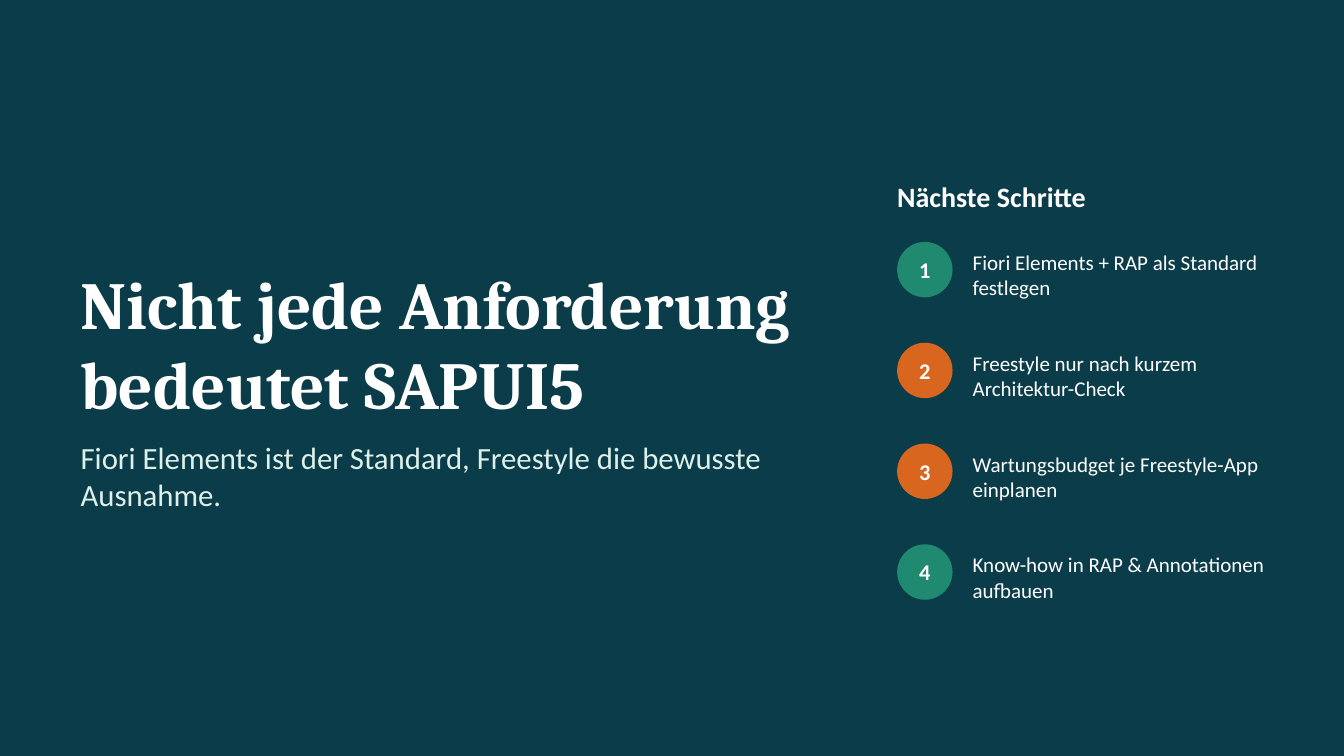
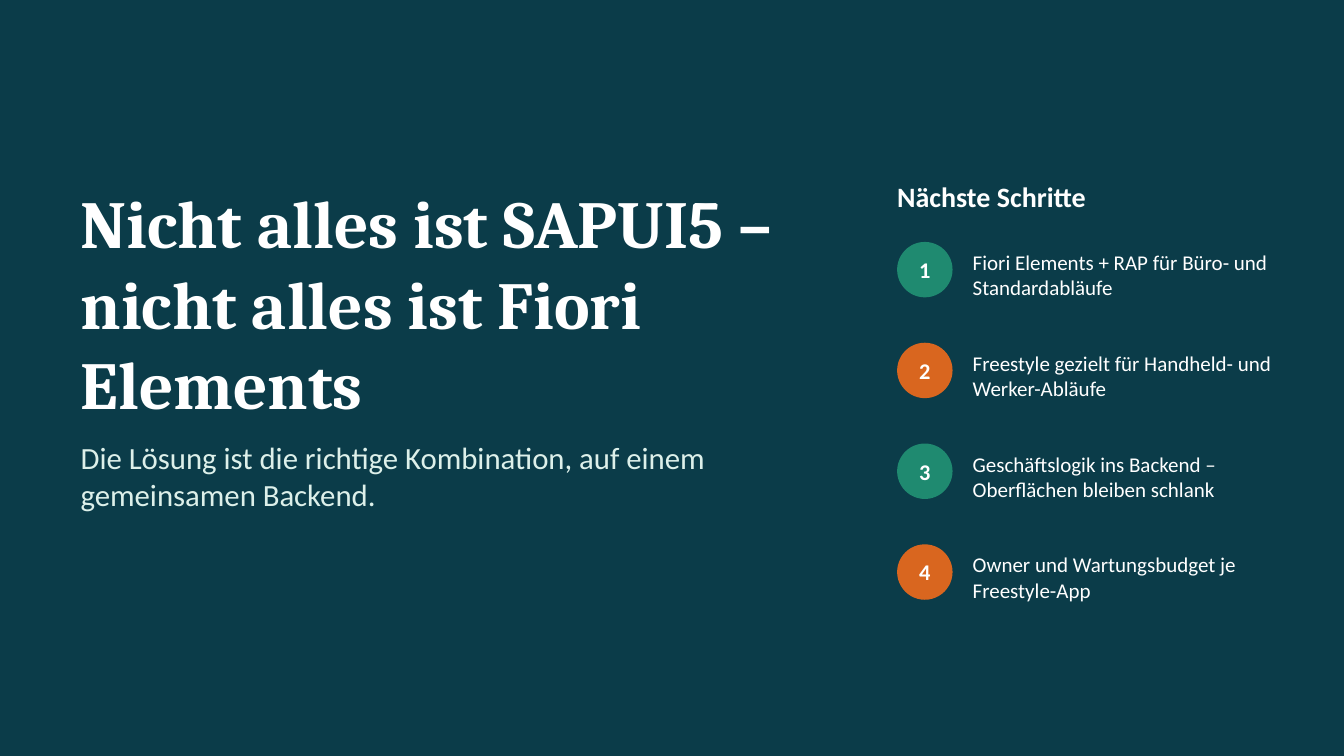
Before and after one commit to Fabs943/SAPUI5-DEMO, a slide deck: slide 19 of praesentation/Fiori_vs_Freestyle.pptx (slide 16 before the commit). Drawn at 1344x756 pixels with LibreOffice and Linux fonts; fonts in the diff are those of the drawing. Boxes give left, top, right and bottom in pixels: in the first picture for what was removed or moved away, otherwise in the second. Text is boxed around its words. In the diff, an @@ line names an element or a change of style, - is before the commit and + after.

```diff
--- a/praesentation/Fiori_vs_Freestyle.pptx
+++ b/praesentation/Fiori_vs_Freestyle.pptx
@@ title at <box>81,201,723,410</box>: text changed @@
-Nicht jede Anforderung bedeutet SAPUI5
+Nicht alles ist SAPUI5 – nicht alles ist Fiori Elements
@@ text at <box>973,255,1267,295</box>: text changed @@
-Fiori Elements + RAP als Standard festlegen
+Fiori Elements + RAP für Büro- und Standardabläufe
@@ text at <box>973,356,1271,396</box>: text changed @@
-Freestyle nur nach kurzem Architektur-Check
+Freestyle gezielt für Handheld- und Werker-Abläufe
@@ text at <box>81,447,704,512</box>: text changed @@
-Fiori Elements ist der Standard, Freestyle die bewusste Ausnahme.
+Die Lösung ist die richtige Kombination, auf einem gemeinsamen Backend.
@@ ellipse at <box>897,444,953,499</box>: fill #D9661F to #1F8A70 @@
@@ text at <box>973,457,1215,497</box>: text changed @@
-Wartungsbudget je Freestyle-App einplanen
+Geschäftslogik ins Backend – Oberflächen bleiben schlank
@@ ellipse at <box>897,544,953,600</box>: fill #1F8A70 to #D9661F @@
@@ text at <box>973,557,1235,602</box>: text changed @@
-Know-how in RAP & Annotationen aufbauen
+Owner und Wartungsbudget je Freestyle-App
```
Also in this commit, not shown: 6 other slides changed, 3 slides added.
